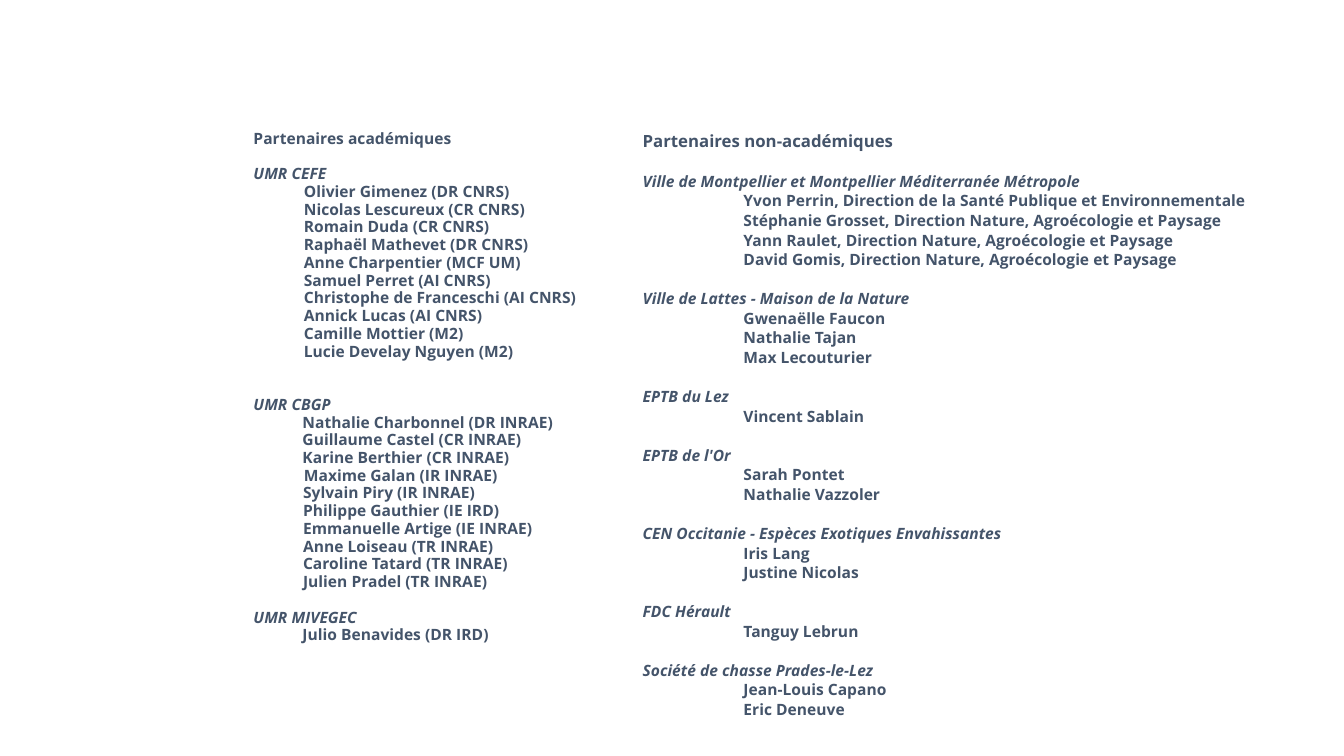
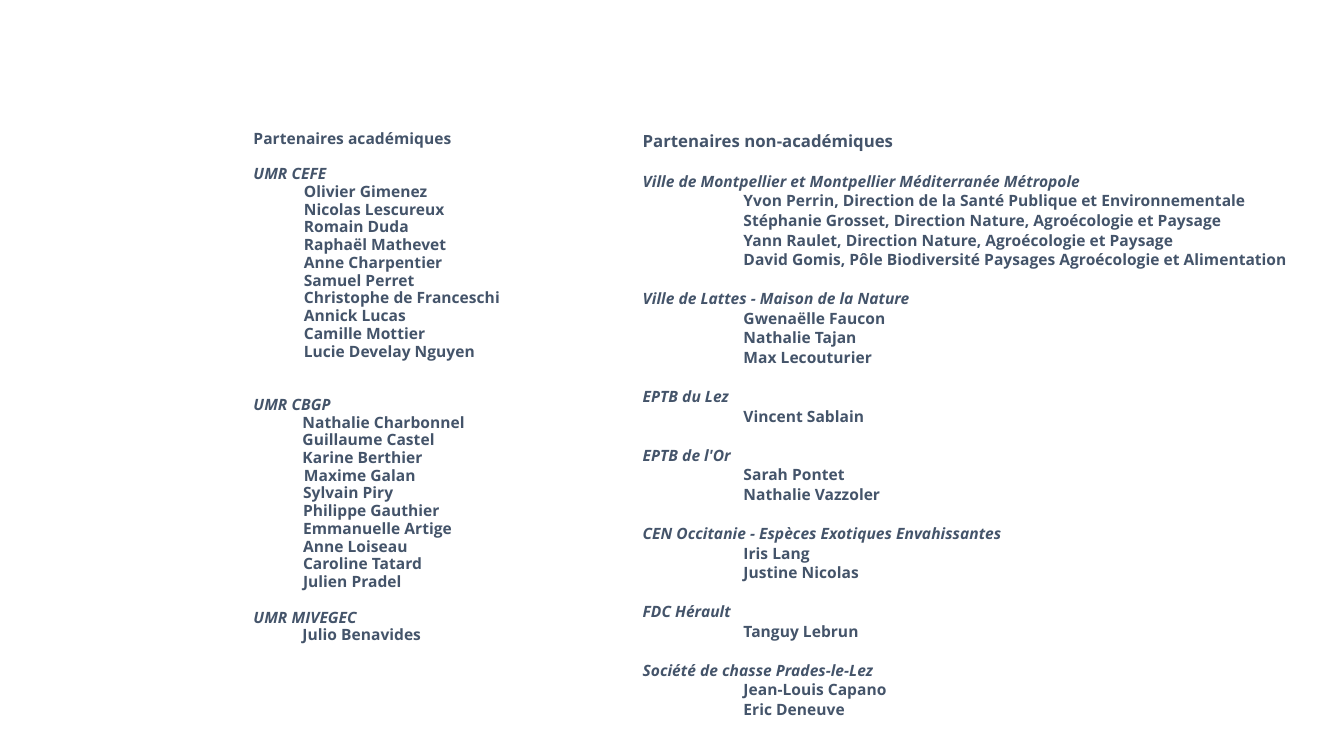
Before and after one commit to oliviergimenez/leptonex, a slide deck: slide 1 of about/images/equipe-leptonex.pptx. Drawn at 1344x756 pixels with LibreOffice and Linux fonts; fonts in the diff are those of the drawing. Boxes give left, top, right and bottom in pixels: in the first picture for what was removed or moved away, otherwise in the second. Text is boxed around its words. In the diff, an @@ line names an element or a change of style, - is before the commit and + after.

Commit message:
Update team members: delete rank and modify David's affectation

```diff
--- a/about/images/equipe-leptonex.pptx
+++ b/about/images/equipe-leptonex.pptx
@@ text at box(304, 185, 500, 361): text changed @@
-Olivier Gimenez (DR CNRS)
-Nicolas Lescureux (CR CNRS)
-Romain Duda (CR CNRS)
-Raphaël Mathevet (DR CNRS)
-Anne Charpentier (MCF UM)
-Samuel Perret (AI CNRS)
-Christophe de Franceschi (AI CNRS)
-Annick Lucas (AI CNRS)
-Camille Mottier (M2)
-Lucie Develay Nguyen (M2)
+Olivier Gimenez
+Nicolas Lescureux
+Romain Duda
+Raphaël Mathevet
+Anne Charpentier
+Samuel Perret
+Christophe de Franceschi
+Annick Lucas
+Camille Mottier
+Lucie Develay Nguyen
@@ text at box(743, 253, 1287, 269): text changed @@
-David Gomis, Direction Nature, Agroécologie et Paysage
+David Gomis, Pôle Biodiversité Paysages Agroécologie et Alimentation
@@ text at box(302, 416, 465, 591): text changed @@
-Nathalie Charbonnel (DR INRAE)
-Guillaume Castel (CR INRAE)
-Karine Berthier (CR INRAE)
-Maxime Galan (IR INRAE)
-Sylvain Piry (IR INRAE)
-Philippe Gauthier (IE IRD)
-Emmanuelle Artige (IE INRAE)
-Anne Loiseau (TR INRAE)
-Caroline Tatard (TR INRAE)
-Julien Pradel (TR INRAE)
+Nathalie Charbonnel
+Guillaume Castel
+Karine Berthier
+Maxime Galan
+Sylvain Piry
+Philippe Gauthier
+Emmanuelle Artige
+Anne Loiseau
+Caroline Tatard
+Julien Pradel
@@ text at box(302, 628, 421, 644): text changed @@
-Julio Benavides (DR IRD)
+Julio Benavides
```
Also in this commit, not shown: 2 other files.
